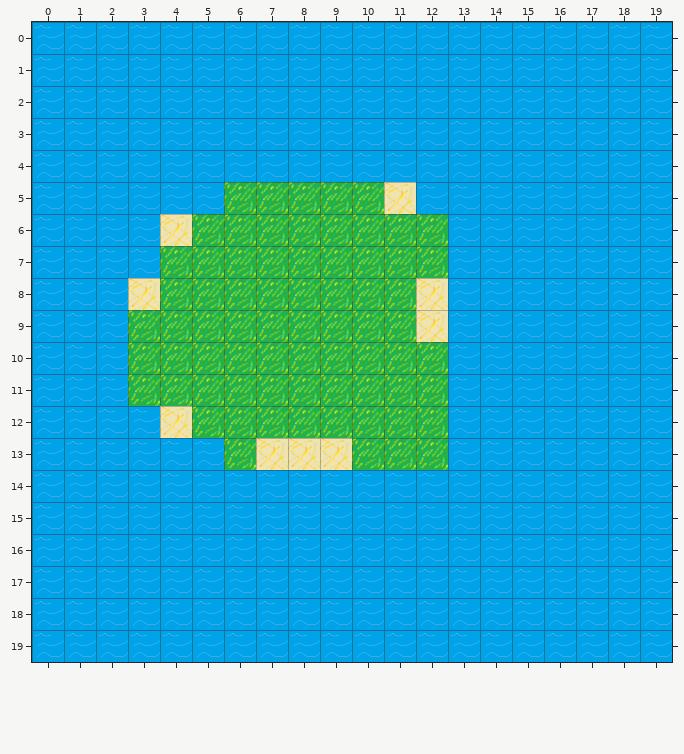
Tiled map: one-layer.tmx. The first picture shows the starting point.
Cells are 64x64 px. Shown: x 0..19, y 0..19.
The result:
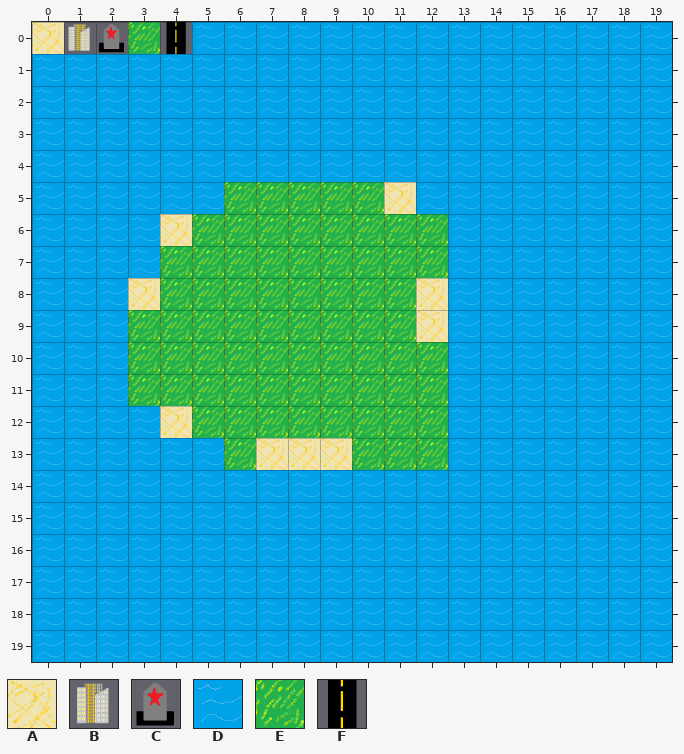
Key: from "static-tiles": A 0, B 1, C 2, D 3, E 4, F 5.
_ is an empty cell.
Change:
Layer "Terrain":
The author changed tile D to tile A in row 0 at x 0.
The author changed tile D to tile B in row 0 at x 1.
The author changed tile D to tile C in row 0 at x 2.
The author changed tile D to tile E in row 0 at x 3.
The author changed tile D to tile F in row 0 at x 4.
Pixel boxes of the changes (left, top, right, bottom) in both pictures:
changed: (32, 22, 192, 54)
